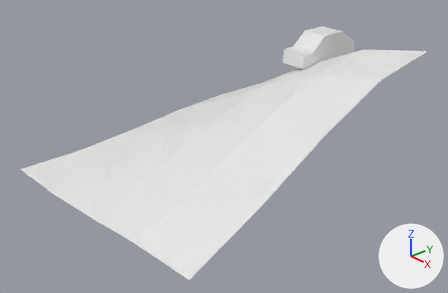
An edit to the Blender file examples/desmos-car/assets/desmos-car-assets.blend, drawn before and after from the same camera.
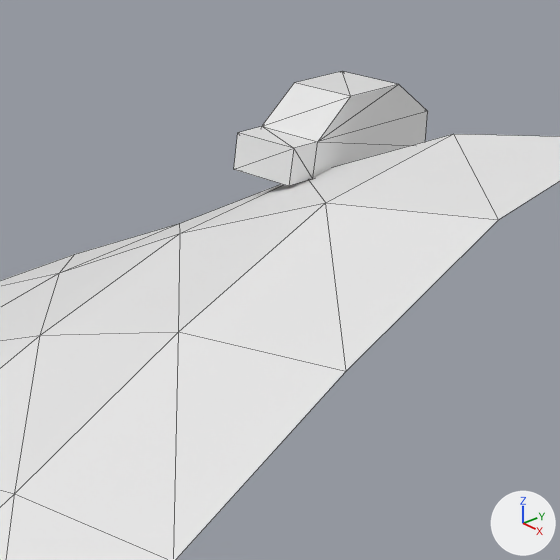
Each version appears first whole from a 50 mm camera at (29.18, -35.62, 12.25) aimed at (0.46, -10.27, -5.15), and next in a close-up on the part from 44% to 90% of the width and 0% to 71% of the height. The axes (+X, +Y, +Z) are drawn at lower right. The lights are the same throughout. The close-ups show mesh edges as thin lines.

Script lines for the objects in view, before the commit:
```python
me_cube = bpy.data.meshes.new('Cube')
me_cube.from_pydata(...)  # 16 vertices, 14 faces; spans x -1.0..1.0, y -3.28..2.42, z -1.0..1.0
me_cube.materials.append(mat_material)  # white #e7e7e7
me_grid = bpy.data.meshes.new('Grid')
me_grid.from_pydata(...)  # 25 vertices, 32 faces; spans x -9.5..9.5, y -9.5..9.5, z -7.2..1.8
ob_cube = bpy.data.objects.new('Cube', me_cube)
ob_cube.location = (0.0, 0.0, 0.0)
_m = ob_cube.modifiers.new('Triangulate', 'TRIANGULATE')
ob_grid = bpy.data.objects.new('Grid', me_grid)
ob_grid.location = (0.0, -11.0, 0.0)
```
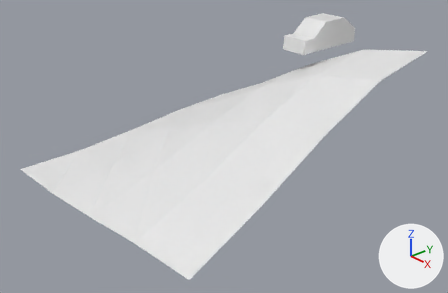
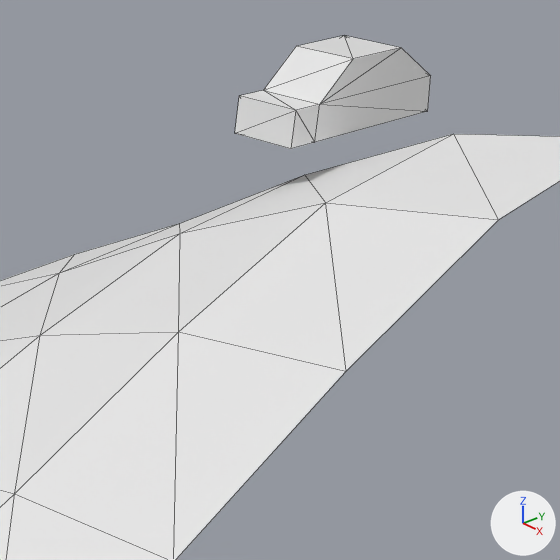
What differs and where, as boxes (x1, y1, x2, y2) in the close-ups (560 x 560 px):
'Cube', mesh moved
    before: (234, 71, 428, 186)
    after: (235, 36, 431, 149)

What the commit changed:
me_cube has 16 vertices, 14 faces and spans x -1.0..1.0, y -3.28..2.42, z -1.0..1.0.
me_cube is used by ob_cube; location (0.0, 0.0, 0.0).
me_cube part 1: the whole mesh is moved by (0.0, 0.0, 1.0).
